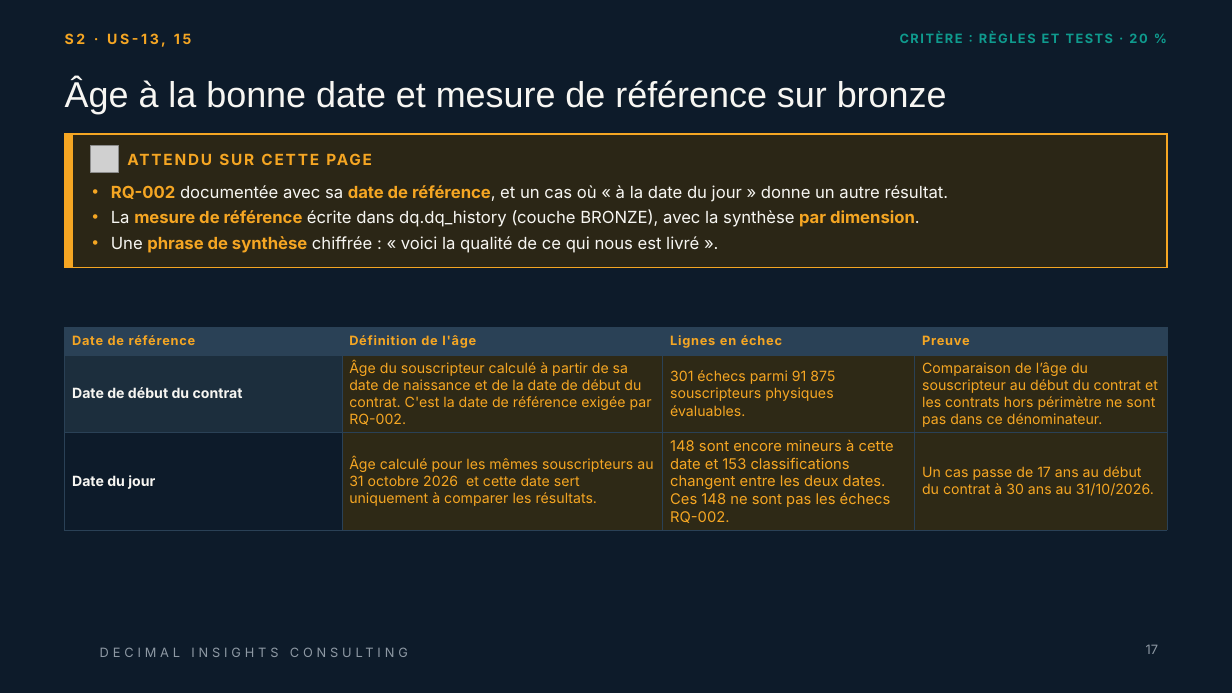
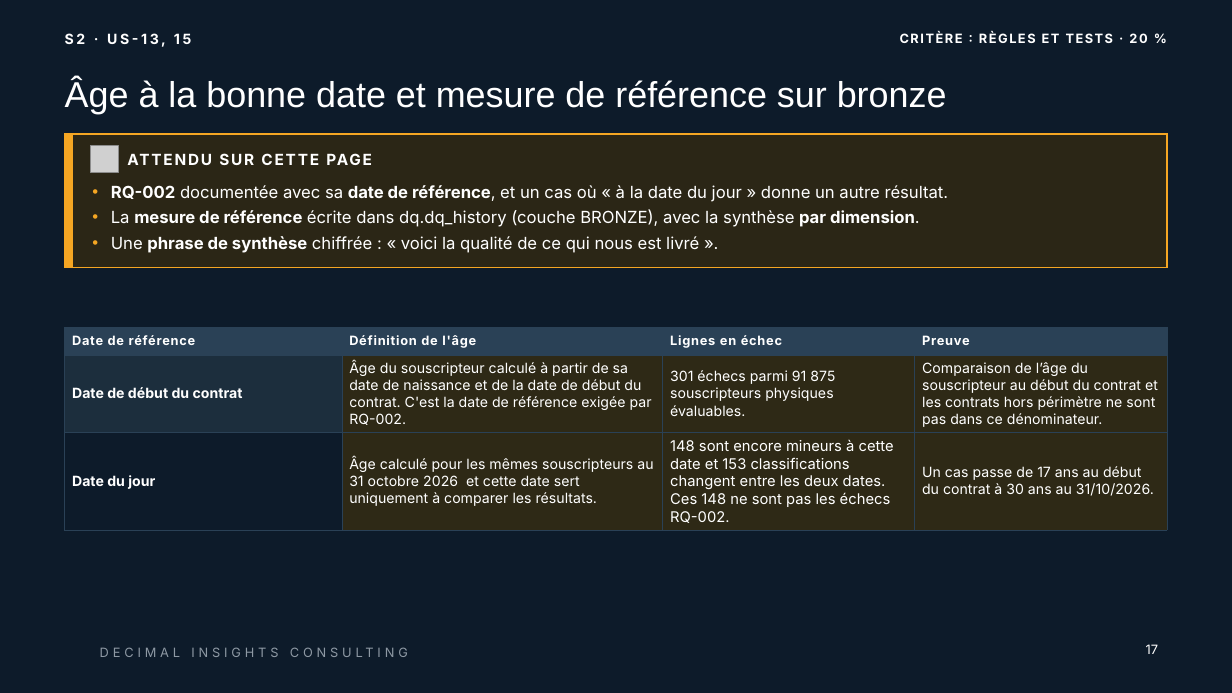
Before and after one commit to ruthabebeneg/td-qualite-g02, a slide deck: slide 17 of livrables/Livrable_Groupe_TD_AssurConnect.pptx. Drawn at 1232x693 pixels with LibreOffice and Linux fonts; fonts in the diff are those of the drawing; grey boxes stand for pictures; background and template pictures are left out. Boxes give left, top, right and bottom in pixels: in the first picture for what was removed or moved away, otherwise in the second. Text is boxed around its words. In the diff, an @@ line names an element or a change of style, - is before the commit and + after.

```diff
--- a/livrables/Livrable_Groupe_TD_AssurConnect.pptx
+++ b/livrables/Livrable_Groupe_TD_AssurConnect.pptx
@@ text "S2 · US-13, 15" at (x1=65, y1=33, x2=191, y2=47): text colour #F5A623 to #FFFFFF @@
@@ text "CRITÈRE : RÈGLES ET TESTS ..." at (x1=900, y1=32, x2=1147, y2=43): text colour #0F9B8E to #FFFFFF @@
@@ text "ATTENDU SUR CETTE PAGE" at (x1=128, y1=146, x2=867, y2=172): text colour #F5A623 to #FFFFFF @@
@@ text "RQ-002 documentée avec sa date ..." at (x1=111, y1=185, x2=949, y2=253): text colour #F5A623 to #FFFFFF in "RQ-002 date de référence,", "mesure de référence par dimension.", "phrase de synthèse"; text colour #F7F6F2 to #FFFFFF in "documentée avec sa référence, et un cas ...", "La écrite dans dq.dq_history (couche BRONZE), avec ...", "Une chiffrée : « voici la qualité ..." @@
@@ table at (x1=65, y1=327, x2=1167, y2=527) @@
@@ text colour #F5A623 to #FFFFFF @@
@@ text colour #F7F6F2 to #FFFFFF in "Date de début du contrat", "Date du jour" @@
@@ page number at (x1=1146, y1=644, x2=1158, y2=654): text colour #8E99A4 to #FFFFFF @@
```
Also in this commit, not shown: 47 other slides changed, 2 slides added.
